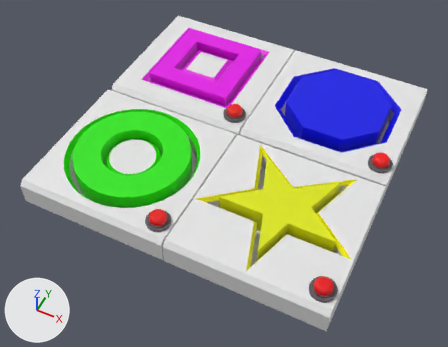
Two versions of the FBX model Assets/Models/puzzle_shapes.fbx, one commit apart.
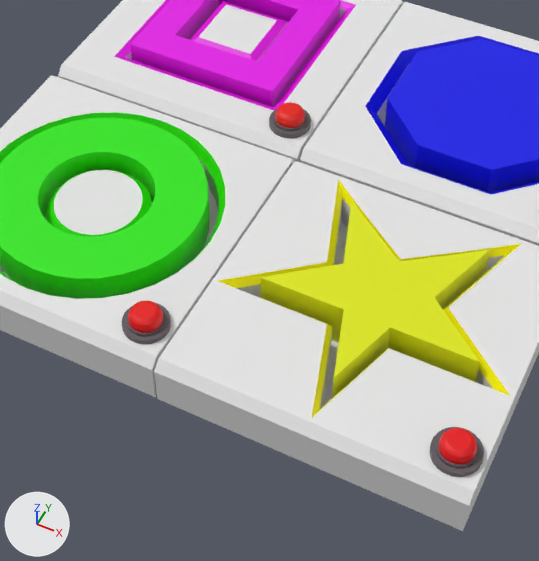
Each version appears first whole from a 50 mm camera at (1.44, -6.37, 5.9) aimed at (-1.02, -1.44, -0.26), and next in a close-up on the part from 18% to 82% of the width and 14% to 100% of the height. The axes (+X, +Y, +Z) are drawn at lower left. The lights are the same throughout. Where no turn or scale is listed for an object, it has been applied to the vertices.

The first close-up shows 'Donut', 'Donut Hole', 'Hecta', 'Hecta Hole', 'Square', 'Square Hole', 'Star', 'Star Hole'.
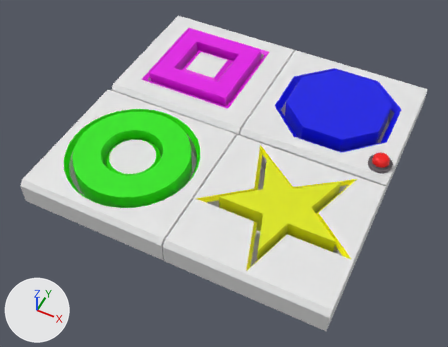
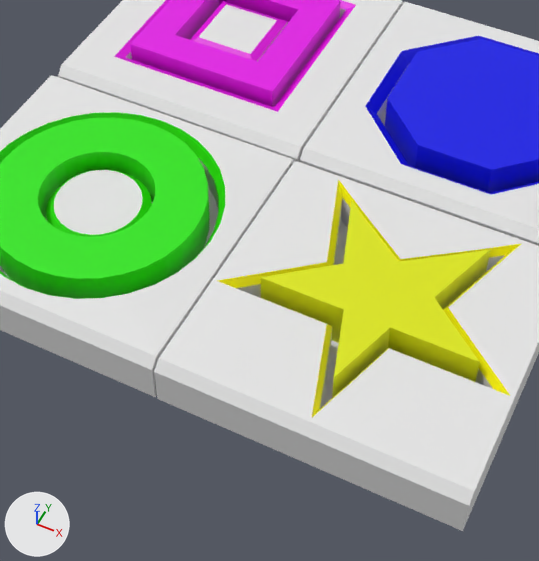
The change in detail:
me_cube_001 has 528 vertices, 466 faces and spans x -1.0..1.0, y -1.0..1.0, z -0.18..0.32.
me_cube_001 is used by ob_donut_hole; location (-2.015, -2.039, 0.0).
me_cube_001 part 1: the loose piece of 288 vertices spanning x 0.68..0.98, y -0.91..-0.61, z 0.17..0.32 is deleted.
me_cube_001 no longer uses material mat_light_001 (red #e70000).
me_cube_001 no longer uses material mat_material_001 (dark grey #635b61).
me_cube_006 has 328 vertices, 296 faces and spans x -1.0..1.0, y -1.0..1.0, z -0.18..0.32.
me_cube_006 is used by ob_square_hole; location (-2.021, -0.017, -0.007).
me_cube_006 part 2: the loose piece of 288 vertices spanning x 0.68..0.98, y -0.91..-0.61, z 0.17..0.32 is deleted.
me_cube_006 no longer uses material mat_material_001 (dark grey #635b61).
me_cube_006 no longer uses material mat_light (red #e71500).
me_cube_002 has 340 vertices, 303 faces and spans x -1.0..1.0, y -1.0..1.0, z -0.18..0.32.
me_cube_002 is used by ob_star_hole; location (0.0, -2.039, -0.007).
me_cube_002 part 3: the loose piece of 288 vertices spanning x 0.68..0.98, y -0.91..-0.61, z 0.17..0.32 is deleted.
me_cube_002 no longer uses material mat_material_001 (dark grey #635b61).
me_cube_002 no longer uses material mat_light_002 (red #e70009).

Changed parts and their boxes [x1, y1, x2, y2] in the close-ups (539 x 561 px):
part 1 of me_cube_001, deleted: before [122, 301, 171, 344]
part 2 of me_cube_006, deleted: before [269, 102, 311, 138]
part 3 of me_cube_002, deleted: before [430, 427, 484, 477]
